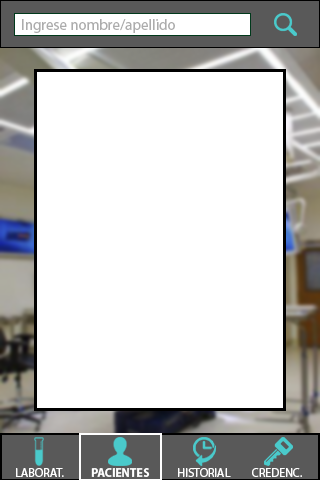
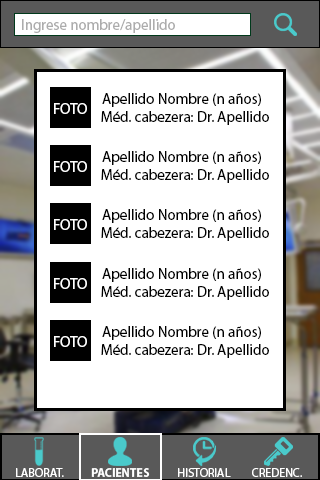
Two versions of the same layered image (320px x 480px). Layer-by-layer changes:
added group "paciente 2 copia" with 4 layers above "paciente copia" over [50, 320, 269, 361]
added layer "Méd. cabezera: Dr. Apellido" (1st of 5, in "paciente 2 copia") in group "paciente 2 copia" over [101, 344, 269, 358]
added layer "Apellido Nombre (n años)" (1st of 5, in "paciente 2 copia") in group "paciente 2 copia" over [102, 326, 261, 340]
added layer "rectPaciente" (1st of 5, in "paciente 2 copia") in group "paciente 2 copia" over [50, 320, 91, 361]
added group "paciente copia" with 4 layers above "paciente 3" over [50, 262, 269, 303]
added layer "Méd. cabezera: Dr. Apellido" (2nd of 5, in "paciente copia") in group "paciente copia" over [101, 286, 269, 300]
added layer "Apellido Nombre (n años)" (2nd of 5, in "paciente copia") in group "paciente copia" over [102, 268, 261, 282]
added layer "rectPaciente" (2nd of 5, in "paciente copia") in group "paciente copia" over [50, 262, 91, 303]
added group "paciente 3" with 4 layers above "paciente 2" over [50, 203, 269, 244]
added layer "Méd. cabezera: Dr. Apellido" (3rd of 5, in "paciente 3") in group "paciente 3" over [101, 227, 269, 241]
added layer "Apellido Nombre (n años)" (3rd of 5, in "paciente 3") in group "paciente 3" over [102, 209, 261, 223]
added group "paciente 2" with 4 layers above "paciente" over [50, 145, 269, 186]
added layer "Méd. cabezera: Dr. Apellido" (4th of 5, in "paciente 2") in group "paciente 2" over [101, 169, 269, 183]
added layer "Apellido Nombre (n años)" (4th of 5, in "paciente 2") in group "paciente 2" over [102, 151, 261, 165]
added group "paciente" with 4 layers above "Rectángulo 1" over [50, 87, 269, 128]
added layer "Méd. cabezera: Dr. Apellido" (5th of 5, in "paciente") in group "paciente" over [101, 111, 269, 125]
added layer "Apellido Nombre (n años)" (5th of 5, in "paciente") in group "paciente" over [102, 93, 261, 107]
…and 8 more changes (8 added)
